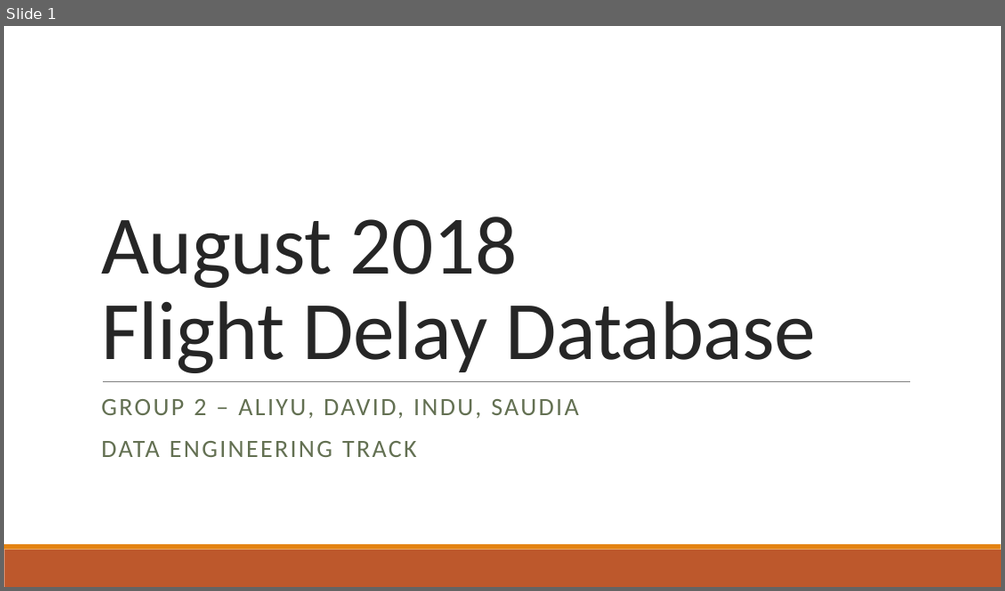
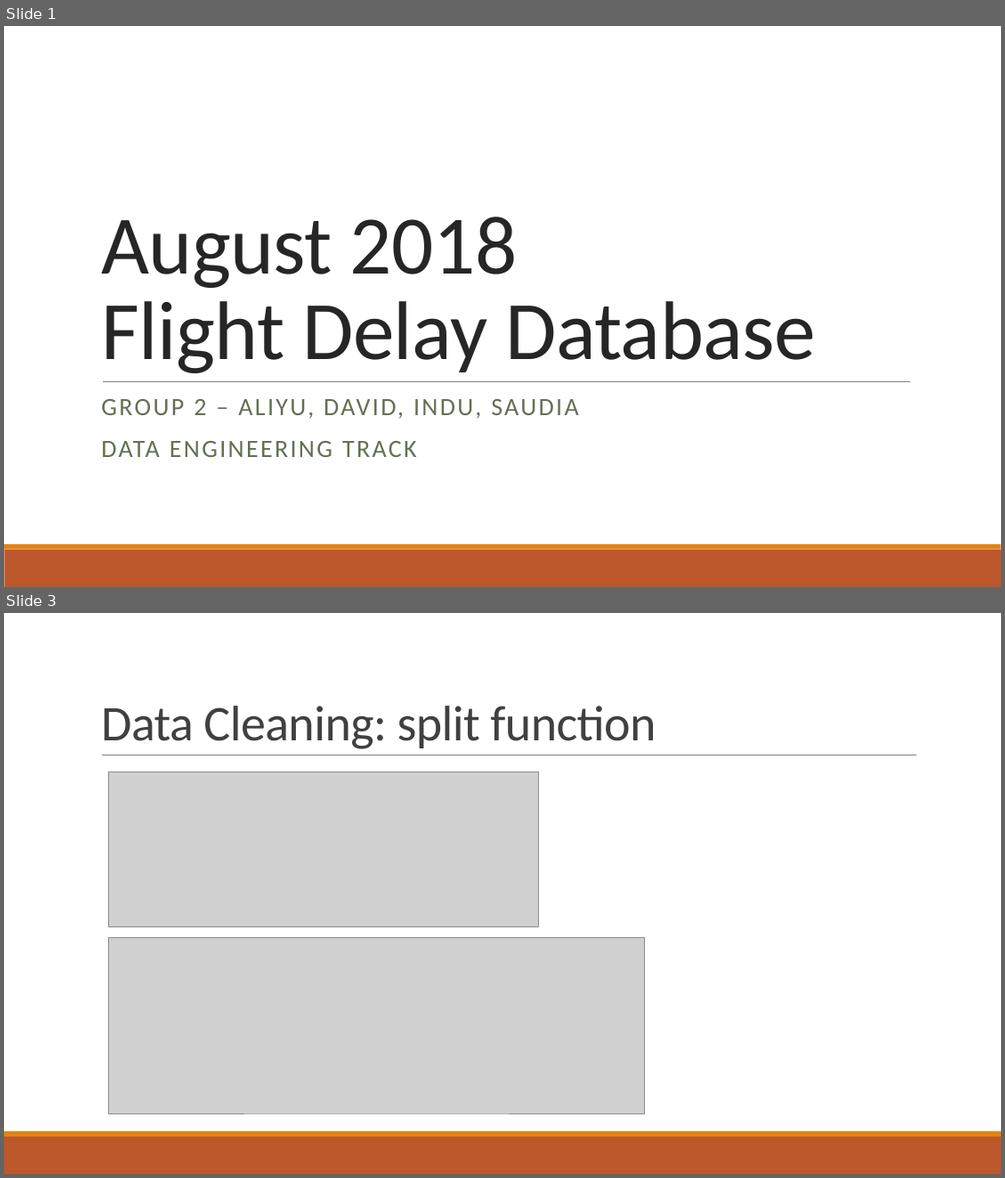
Before and after one commit to DKogge/airport, a slide deck: August 2018.pptx. Shown one above the other, each under a label of ours: slide 1 before the commit, slides 1 and 3 after it; the slides between them are not shown. The pictures are 1005x591 and 1005x1178 pixels, drawn with LibreOffice and Linux fonts; fonts in the diff are those of the drawing; grey boxes stand for pictures. Boxes give left, top, right and bottom in pixels: in the first picture for what was removed or moved away, otherwise in the second. Text is boxed around its words. In the diff, an @@ line names an element or a change of style, - is before the commit and + after.

```diff
--- a/August 2018.pptx
+++ b/August 2018.pptx
@@ slide 3 added at <box>4,613,1001,1174</box>, background #FFFFFF; not listed: 2 template elements that a slide beside it also shows @@
@@ title added at <box>101,706,655,749</box>, 48 pt, text #404040 @@
+Data Cleaning: split function
@@ line added from (102, 755) to (917, 755), #808080 0.5 pt @@
@@ picture added at <box>109,772,539,927</box> @@
@@ picture added at <box>109,938,645,1113</box> @@
```
Also in this commit, not shown: 1 slide changed, 3 other slides added, 1 other file.
